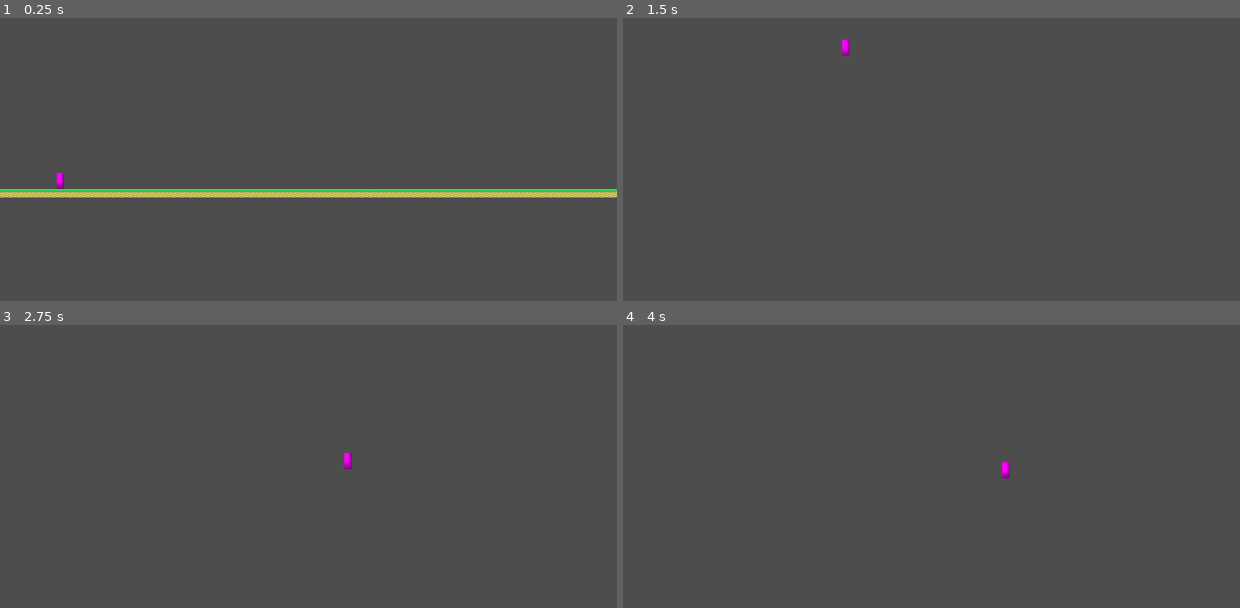
Above: before the commit, frames 1-4 (two rows, left to right).
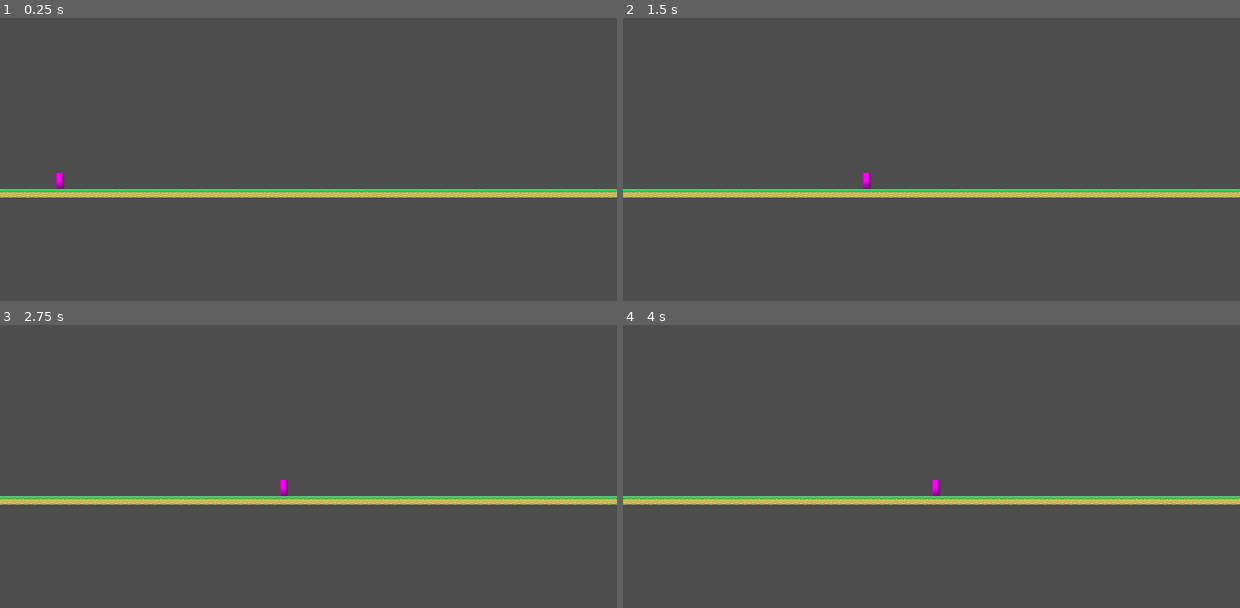
Above: after the commit, the same moments.

Repository: zhao1306/Antigame-Platformer
Game: Godot game, scene res://node_2d.tscn
Two runs of this game, one before a commit and one after it. Both use one fixed random seed, a clock stepped at 60 frames per second and the inputs below.
Inputs:
- Up to frame 1 (0.25 s): no input
- Up to frame 2 (1.5 s): tap Enter (ui_accept) at 0.5, 0.77, 0.8, 1.07, 1.35 s; hold Space 0.53-1.28 s; hold Right (ui_right) from 0.53 s (still down)
- Up to frame 3 (2.75 s): tap Enter (ui_accept) at 1.52, 1.82, 2.3 s; tap Space at 1.55 s; release Right (ui_right) at 2.03 s; hold Left (ui_left) from 2.03 s (still down); hold Space from 2.03 s (still down)
- Up to frame 4 (4 s): release Left (ui_left) at 2.78 s; release Space at 2.78 s; hold Right (ui_right) from 2.78 s (still down); tap J at 2.85 s; tap Enter (ui_accept) at 3.02, 3.32, 3.5 s; tap Space at 3.05 s; hold Enter (ui_accept) from 3.53 s (still down); tap K at 3.6 s

The runs differ from the first frame. In frame 2, 3.1% of the frame differs, in the area x 0-100%, y 7-64%; in frame 3, 3.1%; in frame 4, 3.1%.

Commit message:
buggy jump fix

Diff:
--- a/node_2d.tscn
+++ b/node_2d.tscn
@@ -310,7 +310,6 @@
 position = Vector2(563, -32)
 
 [node name="Player" type="CharacterBody2D" parent="." groups=["player"]]
-collision_mask = 1
 script = ExtResource("1_wtcfe")
 
 [node name="Sprite2D" type="Sprite2D" parent="Player"]
--- a/player.gd
+++ b/player.gd
@@ -13,14 +13,14 @@
 
 # --- Jumping and Gravity ---
 @export_category("Jumping and Gravity")
-## The peak height of your player's jump
-@export_range(0, 20) var jump_height: float = 10.0
-## The strength at which your character will be pulled to the ground (base gravity)
-@export_range(0, 100) var gravity_scale: float = 20.0
+## The peak height of your player's jump (in pixels)
+@export_range(0, 200) var jump_height: float = 200.0
+## The strength at which your character will be pulled to the ground (base gravity in pixels/sec²)
+@export_range(0, 2000) var gravity_scale: float = 600.0
 ## The fastest your player can fall
 @export_range(0, 1000) var terminal_velocity: float = 500.0
 ## Your player will move this amount faster when falling
-@export_range(0.5, 3) var descending_gravity_factor: float = 0.5
+@export_range(0.5, 3) var descending_gravity_factor: float = 1
 ## Enabling this makes jump height variable based on how long you hold jump
 @export var variable_jump_height: bool = true
 ## How much the jump height is cut by when releasing early
@@ -36,7 +36,7 @@
 var current_max_speed: float
 var acceleration: float
 var deceleration: float
-var jump_magnitude: float
+var jump_acceleration: float  # Jump force applied while jump key is held
 var applied_gravity: float
 var applied_terminal_velocity: float
 
@@ -47,6 +47,7 @@
 var jump_was_pressed: bool = false
 var coyote_active: bool = false
 var jump_count: int = 1
+var is_jumping: bool = false  # True while jump key is held and we're ascending
 
 func _ready():
 	print("Player script loaded! jump_count initialized to: ", jump_count)
@@ -68,7 +69,7 @@
 	# Calculate derived values
 	_update_movement_data()
 
-	print("Jump magnitude calculated: ", jump_magnitude)
+	print("Jump acceleration calculated: ", jump_acceleration)
 
 func _update_movement_data():
 	# Calculate acceleration/deceleration based on time to reach speeds
@@ -82,8 +83,12 @@
 	else:
 		deceleration = max_speed * 1000  # Very fast if 0
 
-	# Calculate jump magnitude
-	jump_magnitude = (10.0 * jump_height) * gravity_scale
+	# Calculate jump acceleration based on desired jump height
+	# Jump acceleration should overcome gravity to reach jump_height
+	# Using: h = (v²)/(2g), and v = a*t, where a is net acceleration (jump_accel - gravity)
+	# For simplicity, set jump acceleration to be strong enough to reach jump_height
+	# A good rule: jump_acceleration should be significantly higher than gravity
+	jump_acceleration = gravity_scale * 2.5  # Adjust multiplier to control jump feel
 
 	# Update current max speed based on time scale
 	_update_max_speed()
@@ -125,8 +130,8 @@
 	var left_hold = Input.is_action_pressed("ui_left")
 	var right_hold = Input.is_action_pressed("ui_right")
 	# Try multiple input actions for jump (ui_accept is space/enter, ui_up is up arrow)
-	# Also check for space key directly as fallback
-	var jump_tap = Input.is_action_just_pressed("ui_accept") or Input.is_action_just_pressed("ui_up") or Input.is_key_pressed(KEY_SPACE)
+	var jump_tap = Input.is_action_just_pressed("ui_accept") or Input.is_action_just_pressed("ui_up")
+	var jump_hold = Input.is_action_pressed("ui_accept") or Input.is_action_pressed("ui_up")
 	var jump_release = Input.is_action_just_released("ui_accept") or Input.is_action_just_released("ui_up")
 
 	# Debug: Check if input is being detected
@@ -144,15 +149,15 @@
 		direction = -1.0
 
 	# Momentum gathering - only accelerate if below max speed
-	# Acceleration uses base delta (consistent feel), but cap scales with time state
+	# Both acceleration and max speed scale with time state for consistent feel
 	if direction != 0.0:
 		if direction > 0:  # Moving right
 			if velocity.x < current_max_speed or directional_snap:
 				if directional_snap:
 					velocity.x = current_max_speed
 				else:
-					# Acceleration uses base delta for consistent feel
-					velocity.x += acceleration * delta
+					# Scale acceleration by time_scale to match scaled max speed
+					velocity.x += acceleration * scaled_delta
 					velocity.x = min(velocity.x, current_max_speed)
 			# If already at or above max speed, momentum is retained
 		else:  # Moving left
@@ -160,16 +165,16 @@
 				if directional_snap:
 					velocity.x = -current_max_speed
 				else:
-					# Acceleration uses base delta for consistent feel
-					velocity.x -= acceleration * delta
+					# Scale acceleration by time_scale to match scaled max speed
+					velocity.x -= acceleration * scaled_delta
 					velocity.x = max(velocity.x, -current_max_speed)
 			# If already at or above max speed, momentum is retained
 	else:
 		# No input - retain momentum in air, decelerate on ground
 		if is_on_floor():
-			# Decelerate on ground (uses base delta for consistent feel)
+			# Decelerate on ground (scale by time_scale for consistency)
 			if not directional_snap:
-				_decelerate(delta)
+				_decelerate(scaled_delta)
 			else:
 				velocity.x = 0
 		# In air: momentum is retained (no deceleration) - this is the key mechanic!
@@ -189,29 +194,33 @@
 	else:
 		applied_terminal_velocity = terminal_velocity
 
-	# Variable jump height
-	if variable_jump_height and jump_release and velocity.y < 0:
-		velocity.y = velocity.y / jump_variable
-
-	# --- Jumping with Coyote Time and Buffering ---
-	# Debug: Always check jump_count
-	if jump_tap:
-		print("Jump pressed! jump_count: ", jump_count, " is_on_floor(): ", is_on_floor())
-
-	# SIMPLIFIED JUMP FOR DEBUGGING - Remove coyote time and buffering complexity
+	# --- Jumping (as acceleration) ---
+	# Jump is a continuous acceleration applied while jump key is held
+	# This acceleration scales with time_scale (like all accelerations)
+
+	# Check if we can start a jump (must be on floor)
 	if jump_tap and is_on_floor() and jump_count > 0:
-		print("Attempting jump! is_on_floor: ", is_on_floor(), " jump_count: ", jump_count)
-		_jump()
+		is_jumping = true
+		jump_count = 0
+		print("Jump started!")
+
+	# Apply jump acceleration while jump key is held
+	# Only apply while ascending (velocity.y <= 0) to prevent jumping while falling
+	if is_jumping and jump_hold and velocity.y <= 0:
+		# Apply jump acceleration (scales with time_scale)
+		# Net acceleration = jump_acceleration - gravity (both scale with time_scale)
+		velocity.y -= jump_acceleration * scaled_delta
+
+	# Stop jumping when jump key is released or we start falling
+	if jump_release or velocity.y > 0:
+		is_jumping = false
 
 	# Reset jump count when on floor
 	if is_on_floor():
 		jump_count = 1
+		is_jumping = false
 		coyote_active = false
 		jump_was_pressed = false
-	else:
-		# If not on floor and we've used our jump, set count to 0
-		if jump_count == 0:
-			pass  # Already used jump
 
 	# Move the player
 	move_and_slide()
@@ -226,11 +235,8 @@
 		elif velocity.x < 0:
 			velocity.x += deceleration * delta
 
-func _jump():
-	print("JUMP! velocity.y set to: ", -jump_magnitude)
-	velocity.y = -jump_magnitude
-	jump_was_pressed = false
-	jump_count = 0
+# Jump is now handled as continuous acceleration in _physics_process
+# No need for _jump() function anymore
 
 func _coyote_time_timer():
 	await get_tree().create_timer(coyote_time).timeout
